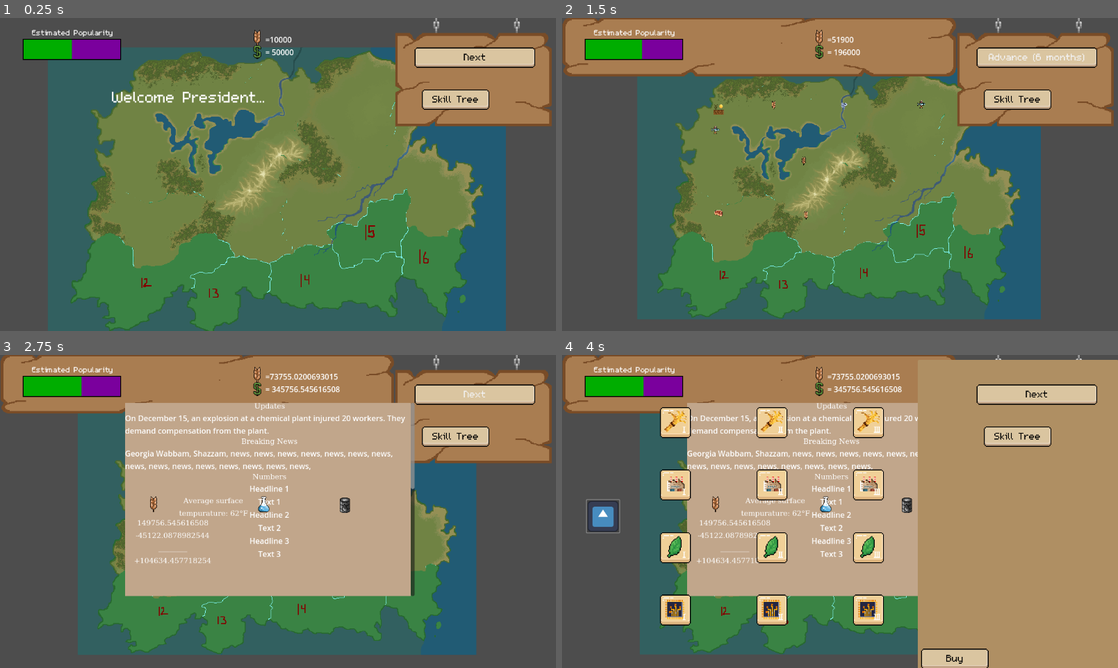
Above: before the commit, frames 1-4 (two rows, left to right).
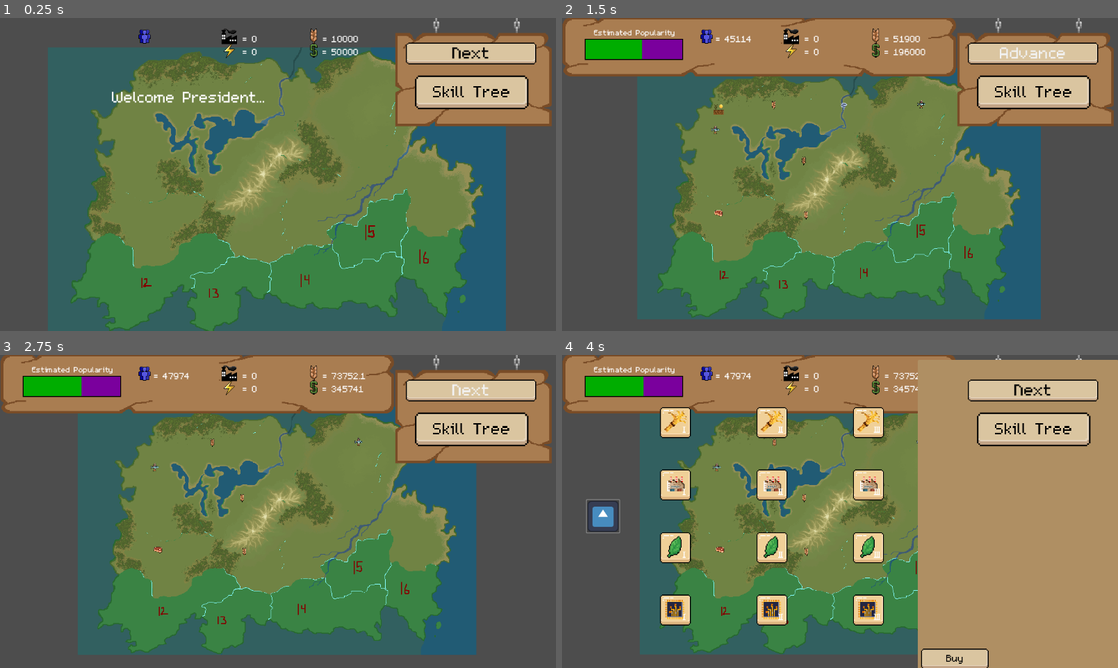
Above: after the commit, the same moments.

Repository: mccoogp/WeatherInc
Game: Godot game, scene res://world.tscn
Two runs of this game, one before a commit and one after it. Both use one fixed random seed, a clock stepped at 60 frames per second and the inputs below. The engine's default icon, where the game draws it, is replaced by a stand-in: a white triangle on a blue panel in a dark square.
Inputs (mouse positions are in pixels of both pictures, inside the frame that each line leads up to):
- Up to frame 1 (0.25 s): no input
- Up to frame 2 (1.5 s): click "Next" at 0.5 s; click "Next" at 1.25 s
- Up to frame 3 (2.75 s): click "Advance (6 months)" (after the commit: "Advance") at 2 s
- Up to frame 4 (4 s): click "Skill Tree" at 2.75 s; click (600, 517) at 3.5 s

The runs differ from the first frame. In frame 1, 5.1% of the frame differs, in the area x 4-97%, y 3-36%; in frame 2, 3.9%; in frame 3, 36%, in the area x 22-97%, y 3-78%; in frame 4, 26%.

Commit message:
Reworked district menu

Diff:
--- a/label_2.gd
+++ b/label_2.gd
@@ -3,4 +3,4 @@
 
 # Called every frame. 'delta' is the elapsed time since the previous frame.
 func _process(delta: float) -> void:
-	position.y = -150 + 60 * $"../../Popularity".extra
+	pass
--- /dev/null
+++ b/left_menu.gd
@@ -0,0 +1,22 @@
+extends Sprite2D
+
+var extras = [0, 0]
+@export var extend: Array[Node2D] = []
+
+static func sum_array(array):
+	var sum = 0.0
+	for element in array:
+		sum += element
+		return sum
+
+func _process(delta: float) -> void:
+	var extra = int(floor(sum_array(extras)/2))
+	$LeftMenuBottom.position.y = -45 + 42 * extra
+	for extending in len(extend):
+		extend[extending].visible = false
+	for extending in extra:
+		extend[extending].visible = true
+	$Industry/Label2.position.y = -540 + 112 * sum_array(extras)
+
+func _input(event: InputEvent) -> void:
+	print(extras)
--- a/world.gd
+++ b/world.gd
@@ -18,9 +18,12 @@
 var money = 50000
 var temp = 60
 var year = 1
+var factories = 0
+var energyprod = 0
 # Called when the node enters the scene tree for the first time.
 func _ready() -> void:
-	$TopBar/Variables.text = "    =" + str(food) + "\n     = " + str(money)
+	$TopBar/Variables.text = "  = " + str(food) + "\n   = " + str(money)
+	$TopBar/Variables2.text = "  = " + str(factories) + "\n   = " + str(energyprod)
 
 
 var adjacents = {0: [1,4,6], 1: [0,4,2], 2: [1,3,4,5], 3: [2,5,10], 4: [0,1,2,5,6,7,8], 5: [2,3,4,8,9,10], 6: [0,4,7,11], 7: [4,6,8,11,12,13], 8: [4,5,7,9,13,14], 9: [5,8,10,14], 10: [3,5,9,14,15], 11:[6,7,12], 12: [11,7,13], 13: [12,7,8,14,15], 14: [8,9,10,13,15], 15: [10,13,14]}
@@ -32,9 +35,9 @@
 var posprod = ["none", "grain", "meat", "fish", "factory", "oil", "research"]
 var curprod = 0
 var checkprod = false
-var factories = 0
+
 var activatefact = false
-var energyprod = 0
+
 
 var previousvis = [false, false, false]
 var frame = 0
@@ -159,73 +162,77 @@
 							curprod = 0
 
 						if curprod == 0:
-							$DistrictMenu/Industry/Sprite2D.texture = null
-							$DistrictMenu/Industry/Label.text = "Industry:
+							$TopBar/LeftMenu/Industry/Sprite2D.texture = null
+							$TopBar/LeftMenu/Industry/Label.text = "Industry:
 							None"
-							$DistrictMenu/Popularity.extra = 0
-							$DistrictMenu/Industry/Label2.text = ""
+							$TopBar/LeftMenu/Industry/Label3.text = ""
+							$TopBar/LeftMenu.extras[0] = 0
+							$TopBar/LeftMenu/Industry/Label2.text = ""
 							$DistrictMenu/Popularity/Tax_Label.text = "Tax: " + str(districts[zoom].tax) + "%"
 						else:
-							$DistrictMenu/Industry/Sprite2D.texture = load("res://icons/" + posprod[curprod] + ".png")
-							$DistrictMenu/Industry/Label.text = "Industry:
+							$TopBar/LeftMenu/Industry/Sprite2D.texture = load("res://icons/" + posprod[curprod] + ".png")
+							$TopBar/LeftMenu/Industry/Label.text = "Industry:
 								" + posprod[curprod]
+							$TopBar/LeftMenu/Industry/Label3.text = ""
+							$TopBar/LeftMenu.extras[0] = 0
+							$DistrictMenu/Popularity.extra
 							if posprod[curprod] in districts[zoom].product:
-								$DistrictMenu/Industry/Label.text += "
+								$TopBar/LeftMenu/Industry/Label3.text += "
 								Press x to remove"
-								$DistrictMenu/Popularity.extra = 1
-								$DistrictMenu/Industry/Label2.text = ""
+								$TopBar/LeftMenu.extras[0] += 1
+								$TopBar/LeftMenu/Industry/Label2.text = ""
 							else:
 								if len(districts[zoom].product) == 0:
-									$DistrictMenu/Industry/Label.text += "
+									$TopBar/LeftMenu/Industry/Label3.text += "
 									Press enter to confirm"
-									$DistrictMenu/Popularity.extra = 1
+									$TopBar/LeftMenu.extras[0] += 1
 								else:
-									$DistrictMenu/Industry/Label.text += "
+									$TopBar/LeftMenu/Industry/Label3.text += "
 									No available space"
-									$DistrictMenu/Popularity.extra = 1
+									$TopBar/LeftMenu.extras[0] += 1
 								if posprod[curprod] == "fish":
-									$DistrictMenu/Industry/Label.text += "
+									$TopBar/LeftMenu/Industry/Label3.text += "
 									Requires: Water access"
 									if districts[zoom].water == true:
-										$DistrictMenu/Industry/Label2.text = "Reuirements met"
-										$DistrictMenu/Industry/Label2.get_label_settings().font_color = Color.GREEN
+										$TopBar/LeftMenu/Industry/Label2.text = "Reuirements met"
+										$TopBar/LeftMenu/Industry/Label2.get_label_settings().font_color = Color.GREEN
 									else:
-										$DistrictMenu/Industry/Label2.text = "Reuirements not met"
-										$DistrictMenu/Industry/Label2.get_label_settings().font_color = Color.RED
-									$DistrictMenu/Popularity.extra += 2
+										$TopBar/LeftMenu/Industry/Label2.text = "Reuirements not met"
+										$TopBar/LeftMenu/Industry/Label2.get_label_settings().font_color = Color.RED
+									$TopBar/LeftMenu.extras[0] += 2
 								elif posprod[curprod] == "factory":
-									$DistrictMenu/Industry/Label.text += "
+									$TopBar/LeftMenu/Industry/Label3.text += "
 									Cost: $100,000"
-									$DistrictMenu/Popularity.extra += 2
 									if money >= 100000:
-										$DistrictMenu/Industry/Label2.text = "Reuirements met"
-										$DistrictMenu/Industry/Label2.get_label_settings().font_color = Color.GREEN
+										$TopBar/LeftMenu/Industry/Label2.text = "Reuirements met"
+										$TopBar/LeftMenu/Industry/Label2.get_label_settings().font_color = Color.GREEN
 									else:
-										$DistrictMenu/Industry/Label2.text = "Reuirements not met"
-										$DistrictMenu/Industry/Label2.get_label_settings().font_color = Color.RED
+										$TopBar/LeftMenu/Industry/Label2.text = "Reuirements not met"
+										$TopBar/LeftMenu/Industry/Label2.get_label_settings().font_color = Color.RED
+									$TopBar/LeftMenu.extras[0] += 2
 								elif posprod[curprod] == "oil":
-									$DistrictMenu/Industry/Label.text += "
+									$TopBar/LeftMenu/Industry/Label3.text += "
 									Requires: 1 factory"
-									$DistrictMenu/Popularity.extra += 2
+									$TopBar/LeftMenu.extras[0] += 2
 									if factories >= 1:
-										$DistrictMenu/Industry/Label2.text = "Reuirements met"
-										$DistrictMenu/Industry/Label2.get_label_settings().font_color = Color.GREEN
+										$TopBar/LeftMenu/Industry/Label2.text = "Reuirements met"
+										$TopBar/LeftMenu/Industry/Label2.get_label_settings().font_color = Color.GREEN
 									else:
-										$DistrictMenu/Industry/Label2.text = "Reuirements not met"
-										$DistrictMenu/Industry/Label2.get_label_settings().font_color = Color.RED
+										$TopBar/LeftMenu/Industry/Label2.text = "Reuirements not met"
+										$TopBar/LeftMenu/Industry/Label2.get_label_settings().font_color = Color.RED
 								elif posprod[curprod] == "research":
-									$DistrictMenu/Industry/Label.text += "
+									$TopBar/LeftMenu/Industry/Label3.text += "
 									Cost: $500,000
 									Requires 1 factory"
 									if money >= 500000 and factories >= 1:
-										$DistrictMenu/Industry/Label2.text = "Reuirements met"
-										$DistrictMenu/Industry/Label2.get_label_settings().font_color = Color.GREEN
+										$TopBar/LeftMenu/Industry/Label2.text = "Reuirements met"
+										$TopBar/LeftMenu/Industry/Label2.get_label_settings().font_color = Color.GREEN
 									else:
-										$DistrictMenu/Industry/Label2.text = "Reuirements not met"
-										$DistrictMenu/Industry/Label2.get_label_settings().font_color = Color.RED
-									$DistrictMenu/Popularity.extra += 3
+										$TopBar/LeftMenu/Industry/Label2.text = "Reuirements not met"
+										$TopBar/LeftMenu/Industry/Label2.get_label_settings().font_color = Color.RED
+									$TopBar/LeftMenu.extras[0] += 3
 								else:
-									$DistrictMenu/Industry/Label2.text = ""
+									$TopBar/LeftMenu/Industry/Label2.text = ""
 					if Input.is_key_pressed(KEY_UP):
 						districts[zoom].newtax += 0.5
 						$DistrictMenu/Popularity/Tax_Label.text = "Tax: " + str(districts[zoom].newtax) + "%"
@@ -239,38 +246,38 @@
 						if Input.is_key_pressed(KEY_X):
 							if posprod[curprod] in districts[zoom].product:
 								if checkprod == false:
-									$DistrictMenu/Industry/Label.text += "
+									$TopBar/LeftMenu/Industry/Label3.text += "
 									Press X to confirm."
 									checkprod = true
-									$DistrictMenu/Popularity.extra += 1
+									$TopBar/LeftMenu.extras[0] += 1
 								else:
 									districts[zoom].popularity *= randf_range(7.5,9.5)/10
 									districts[zoom].product.erase(posprod[curprod])
 									checkprod = false
-									$DistrictMenu/Industry/Label.text = "Industry:
+									$TopBar/LeftMenu/Industry/Label.text = "Industry:
 									" + posprod[curprod]
 									if len(districts[zoom].product) == 0:
-										$DistrictMenu/Industry/Label.text += "
+										$TopBar/LeftMenu/Industry/Label3.text += "
 										Press enter to confirm"
-										$DistrictMenu/Popularity.extra = 1
+										$TopBar/LeftMenu.extras[0] += 1
 									else:
-										$DistrictMenu/Industry/Label.text += "
+										$TopBar/LeftMenu/Industry/Label3.text += "
 										No available space"
-										$DistrictMenu/Popularity.extra = 1
+										$TopBar/LeftMenu.extras[0] += 1
 									if posprod[curprod] == "factory":
-										$DistrictMenu/Industry/Label.text += "
+										$TopBar/LeftMenu/Industry/Label3.text += "
 										Cost: $100,000"
-										$DistrictMenu/Popularity.extra += 1
+										$TopBar/LeftMenu.extras[0] += 1
 
 									if posprod[curprod] == "oil":
-										$DistrictMenu/Industry/Label.text += "
+										$TopBar/LeftMenu/Industry/Label3.text += "
 										Requires: 1 factory"
-										$DistrictMenu/Popularity.extra += 1
+										$TopBar/LeftMenu.extras[0] += 1
 									if posprod[curprod] == "research":
-										$DistrictMenu/Industry/Label.text += "
+										$TopBar/LeftMenu/Industry/Label3.text += "
 										Cost: $500,000
 										Requires: 1 factory"
-										$DistrictMenu/Popularity.extra += 2
+										$TopBar/LeftMenu.extras[0] += 2
 
 						if Input.is_key_pressed(KEY_ENTER):
 							if len(districts[zoom].product) == 0:
@@ -305,11 +312,11 @@
 
 								if changed == true:
 									districts[zoom].product.append(posprod[curprod])
-									$DistrictMenu/Industry/Label.text = "Industry:
+									$TopBar/LeftMenu/Industry/Label.text = "Industry:
 									" + posprod[curprod]
-									$DistrictMenu/Industry/Label.text += "
+									$TopBar/LeftMenu/Industry/Label3.text = "
 									Press x to remove"
-
+									$TopBar/LeftMenu.extras[0] = 1
 
 				if event is InputEventKey and event.pressed:
 					if Input.is_key_pressed(KEY_BACKSPACE):
@@ -332,11 +339,12 @@
 							for district in 16:
 								if districts[district].clicked == true:
 									districts[district].clicked = false
-							$DistrictMenu/Industry/Sprite2D.texture = null
-							$DistrictMenu/Industry/Label.text = "Industry:
+							$TopBar/LeftMenu/Industry/Sprite2D.texture = null
+							$TopBar/LeftMenu/Industry/Label.text = "Industry:
 							None"
+							$TopBar/LeftMenu/Industry/Label3.text = ""
 							$DistrictMenu/Popularity.extra = 0
-							$DistrictMenu/Industry/Label2.text = ""
+							$TopBar/LeftMenu/Industry/Label2.text = ""
 
 						if $DistrictMenu.industry_clicked == true:
 							frame = 1
@@ -364,9 +372,9 @@
 				$Start.visible = previousvis[2]
 
 func _process(delta: float) -> void:
-	$TopBar/Variables.text = "    =" + str(food) + "\n    = " + str(money)
-	if activatefact:
-		$TopBar/Variables.text += "\nFactories = " + str(factories)
+	$TopBar/Variables.text = "  = " + str(food) + "\n  = " + str(money)
+	$TopBar/Variables2.text = "   = " + str(factories) + "\n   = " + str(energyprod)
+
 	if frame == 0:
 		#print($Camera2D.zoom, $Camera2D.position)
 		#print(camerazoom, cameracenter)
@@ -381,10 +389,12 @@
 
 		if zoom == -1:
 			$DistrictMenu.visible = false
+			$TopBar/LeftMenu.visible = false
 			$DistrictMenu.position = $Camera2D.position + Vector2(-479, -184)/$Camera2D.zoom.x
 			$DistrictMenu.scale = Vector2(0.15,0.15)/$Camera2D.zoom.x
 		else:
 			$DistrictMenu.visible = true
+			$TopBar/LeftMenu.visible = true
 			$DistrictMenu.position = $Camera2D.position + Vector2(-479, -184)/$Camera2D.zoom.x
 			$DistrictMenu.scale = Vector2(0.15,0.15)/$Camera2D.zoom.x
 			$DistrictMenu/Popularity/Tax_Label.text = "Tax: " + str(districts[zoom].newtax) + "%"
@@ -399,7 +409,7 @@
 			if year % 4 == 0:
 				$CanvasLayer/News.text = "Election"
 			else:
-				$CanvasLayer/News.text = "Advance (6 months)"
+				$CanvasLayer/News.text = "Advance"
 
 		if phase == 3:
 			if year % 4 == 0:
@@ -408,7 +418,7 @@
 				ResetColor()
 			else:
 				phase += 1
-			$CanvasLayer/News.text = "Advance (6 months)"
+			$CanvasLayer/News.text = "Advance"
 		if phase == 4:
 			var skill_tree_script = get_node('CanvasLayer/News/SkillTree')
 			food_modifier = 1.0 + skill_tree_script.levels[0] * 0.1
@@ -532,17 +542,25 @@
 				food = 0
 			food /= 2
 
+
+			totalpop = 0
 			for district in 16:
 				for dist in adjacents[district]:
 					var moving = districts[district].population * randf_range(0,5)/100
 					districts[dist].population += moving
 					districts[district].population -= moving
-
-			print(totalpop)
+			for district in 16:
+				districts[district].population = float(int(districts[district].population))
+				totalpop += districts[district].population
+			$TopBar/Variables3.text = "  = " + str(totalpop)
+
 			var estimate = GenPopularity(10)
 			$"Popularity bar/ColorRect".size.x = estimate
 			$"Popularity bar/ColorRect2".size.x = 100 - estimate
 			$"Popularity bar/ColorRect2".position.x = 49 + 2*estimate
+
+
+			$TopBar/Variables.visible = true
 			$TopBar/TopMenu.visible = true
 			#$Label4.visible = true
 			$"Popularity bar".visible = true
@@ -553,6 +571,7 @@
 			phase = 1
 
 
+
 			#news stuff
 			$CanvasLayer/News/ScrollContainer/TextureRect/VBoxContainer/Production_title/Temp.text = "Average surface\ntempurature: " + str(temp) + "°F"
 			if foodprod >= totalpop:
--- a/world.tscn
+++ b/world.tscn
@@ -24,23 +24,48 @@
 [ext_resource type="Texture2D" uid="uid://bpn10f2wtf42n" path="res://4caster Art/new map/district11.png" id="14_5hcpw"]
 [ext_resource type="Texture2D" uid="uid://cf4tedwaqq4r6" path="res://4caster Art/variables/dollar.png" id="15_ds5hs"]
 [ext_resource type="FontFile" uid="uid://bdw8tj5ekkyoi" path="res://m5x7.ttf" id="16_6dtuk"]
+[ext_resource type="Texture2D" uid="uid://cobga1anch7pf" path="res://4caster Art/menu/menu_left_top.png" id="16_dv0ow"]
 [ext_resource type="Texture2D" uid="uid://cv5e5dl0udsxh" path="res://4caster Art/industries/grain.png" id="16_lw505"]
-[ext_resource type="Texture2D" uid="uid://b1ecqpyxsxhg2" path="res://4caster Art/menu/menu_left.png" id="16_r0fdw"]
 [ext_resource type="Texture2D" uid="uid://cuamw7cxdnd2h" path="res://4caster Art/menu/menu_top.png" id="17_oo65l"]
 [ext_resource type="Texture2D" uid="uid://b3hq3frebpew7" path="res://4caster Art/menu/menu_right.png" id="17_uh2i4"]
+[ext_resource type="Script" path="res://left_menu.gd" id="17_uwtjx"]
+[ext_resource type="Texture2D" uid="uid://dsy5eq0itmrqa" path="res://4caster Art/menu/menu_section.png" id="19_dcwrs"]
+[ext_resource type="Texture2D" uid="uid://b72j3hhq8e55f" path="res://4caster Art/menu/menu_left_bottom.png" id="21_6ps3s"]
+[ext_resource type="Texture2D" uid="uid://c483hywjwx8pt" path="res://4caster Art/variables/energy.png" id="21_mobic"]
+[ext_resource type="Texture2D" uid="uid://bcc6af5iy0tfm" path="res://4caster Art/industries/factory.png" id="22_jx0ki"]
+[ext_resource type="Texture2D" uid="uid://bepv4cc5d0a6f" path="res://4caster Art/variables/population.png" id="23_7gflr"]
 [ext_resource type="PackedScene" uid="uid://b6n21rixj3vjv" path="res://pause.tscn" id="25_irgum"]
 [ext_resource type="Texture2D" uid="uid://dsc86vr60qvhl" path="res://4caster Art/menu/menu.png" id="26_3urtx"]
 
-[sub_resource type="LabelSettings" id="LabelSettings_gib8d"]
-font = ExtResource("16_6dtuk")
-font_size = 25
-
 [sub_resource type="LabelSettings" id="LabelSettings_afd1u"]
+line_spacing = -20.0
+font = ExtResource("16_6dtuk")
+font_size = 100
+
+[sub_resource type="LabelSettings" id="LabelSettings_kknvv"]
+font = ExtResource("16_6dtuk")
 font_size = 70
 
 [sub_resource type="LabelSettings" id="LabelSettings_1rgr7"]
+font = ExtResource("16_6dtuk")
 font_size = 70
 font_color = Color(1, 1, 3.226, 1)
+
+[sub_resource type="LabelSettings" id="LabelSettings_13on7"]
+font = ExtResource("16_6dtuk")
+font_size = 30
+
+[sub_resource type="LabelSettings" id="LabelSettings_hhqc8"]
+font = ExtResource("16_6dtuk")
+font_size = 30
+
+[sub_resource type="LabelSettings" id="LabelSettings_g4opf"]
+font = ExtResource("16_6dtuk")
+font_size = 30
+
+[sub_resource type="LabelSettings" id="LabelSettings_gib8d"]
+font = ExtResource("16_6dtuk")
+font_size = 25
 
 [sub_resource type="LabelSettings" id="LabelSettings_luws0"]
 font_size = 45
@@ -88,10 +113,9 @@
 
 [node name="District3" parent="." instance=ExtResource("2_41llr")]
 texture_filter = 1
-position = Vector2(399, 9)
+position = Vector2(398.809, 9.52381)
 scale = Vector2(67, 67)
 DistrictNumber = 3
-product = ["oil"]
 center = Vector2(410, 50)
 zoom = 3.5
 image = ExtResource("6_fi25x")
@@ -193,12 +217,93 @@
 scale = Vector2(1.34, 1.34)
 texture = ExtResource("26_3urtx")
 
-[node name="LeftMenu" type="Sprite2D" parent="TopBar"]
-visible = false
+[node name="LeftMenu" type="Sprite2D" parent="TopBar" node_paths=PackedStringArray("extend")]
 texture_filter = 1
 position = Vector2(145, 295)
 scale = Vector2(1.34, 1.34)
-texture = ExtResource("16_r0fdw")
+texture = ExtResource("16_dv0ow")
+script = ExtResource("17_uwtjx")
+extend = [NodePath("LeftMenuMiddle"), NodePath("LeftMenuMiddle2"), NodePath("LeftMenuMiddle3")]
+
+[node name="LeftMenuBottom" type="Sprite2D" parent="TopBar/LeftMenu"]
+texture_filter = 1
+position = Vector2(0, -45)
+texture = ExtResource("21_6ps3s")
+
+[node name="LeftMenuMiddle" type="Sprite2D" parent="TopBar/LeftMenu"]
+visible = false
+texture_filter = 1
+position = Vector2(-5.97, -5)
+texture = ExtResource("19_dcwrs")
+
+[node name="LeftMenuMiddle2" type="Sprite2D" parent="TopBar/LeftMenu"]
+visible = false
+texture_filter = 1
+position = Vector2(-2.239, 37)
+texture = ExtResource("19_dcwrs")
+
+[node name="LeftMenuMiddle3" type="Sprite2D" parent="TopBar/LeftMenu"]
+visible = false
+texture_filter = 1
+position = Vector2(-2.239, 79)
+texture = ExtResource("19_dcwrs")
+
+[node name="Industry" type="Sprite2D" parent="TopBar/LeftMenu" node_paths=PackedStringArray("menu")]
+position = Vector2(0, 71.6418)
+scale = Vector2(0.1051, 0.255548)
+script = ExtResource("6_ttn6t")
+menu = NodePath("../../../DistrictMenu")
+
+[node name="Sprite2D" type="Sprite2D" parent="TopBar/LeftMenu/Industry"]
+position = Vector2(-461.537, -586.975)
+scale = Vector2(19.2248, 8.54436)
+
+[node name="Label" type="Label" parent="TopBar/LeftMenu/Industry"]
+anchors_preset = -1
+anchor_left = -2.06342
+anchor_top = -1.35004
+anchor_right = -1.68176
+anchor_bottom = -1.2042
+offset_left = -1105.63
+offset_top = -734.559
+offset_right = -371.626
+offset_bottom = -449.559
+scale = Vector2(2.52758, 2.02583)
+text = "Industry:
+None"
+label_settings = SubResource("LabelSettings_afd1u")
+horizontal_alignment = 2
+metadata/_edit_use_anchors_ = true
+
+[node name="Label3" type="Label" parent="TopBar/LeftMenu/Industry"]
+anchors_preset = -1
+anchor_left = -2.06342
+anchor_top = -1.35004
+anchor_right = -1.68176
+anchor_bottom = -1.2042
+offset_left = -835.804
+offset_top = -538.901
+offset_right = -101.804
+offset_bottom = -253.901
+scale = Vector2(2.52758, 2.02583)
+label_settings = SubResource("LabelSettings_kknvv")
+metadata/_edit_use_anchors_ = true
+
+[node name="Label2" type="Label" parent="TopBar/LeftMenu/Industry"]
+offset_left = -837.867
+offset_top = -560.693
+offset_right = -188.867
+offset_bottom = -464.692
+scale = Vector2(2.5, 2.5)
+text = "Test"
+label_settings = SubResource("LabelSettings_1rgr7")
+script = ExtResource("7_vefmc")
+
+[node name="CanvasLayer" type="CanvasLayer" parent="TopBar/LeftMenu"]
+
+[node name="CanvasLayer2" type="CanvasLayer" parent="TopBar/LeftMenu"]
+
+[node name="CanvasLayer3" type="CanvasLayer" parent="TopBar/LeftMenu"]
 
 [node name="TopMenu" type="Sprite2D" parent="TopBar"]
 visible = false
@@ -214,10 +319,11 @@
 texture = ExtResource("17_uh2i4")
 
 [node name="Variables" type="Label" parent="TopBar"]
-offset_left = 533.0
-offset_top = 33.0
-offset_right = 823.99
-offset_bottom = 108.0
+offset_left = 650.0
+offset_top = 30.0
+offset_right = 940.99
+offset_bottom = 105.0
+label_settings = SubResource("LabelSettings_13on7")
 
 [node name="Money" type="Sprite2D" parent="TopBar/Variables"]
 position = Vector2(0.000434399, 36.9047)
@@ -227,7 +333,39 @@
 position = Vector2(0.000435965, 8.33329)
 texture = ExtResource("16_lw505")
 
+[node name="Variables2" type="Label" parent="TopBar"]
+offset_left = 475.0
+offset_top = 30.0
+offset_right = 765.99
+offset_bottom = 105.0
+label_settings = SubResource("LabelSettings_hhqc8")
+
+[node name="Money" type="Sprite2D" parent="TopBar/Variables2"]
+position = Vector2(0.000434399, 36.9047)
+texture = ExtResource("21_mobic")
+
+[node name="Food" type="Sprite2D" parent="TopBar/Variables2"]
+position = Vector2(8.7189e-06, 8)
+texture = ExtResource("22_jx0ki")
+
+[node name="Variables3" type="Label" parent="TopBar"]
+offset_left = 300.0
+offset_top = 30.0
+offset_right = 590.99
+offset_bottom = 105.0
+label_settings = SubResource("LabelSettings_g4opf")
+
+[node name="Money" type="Sprite2D" parent="TopBar/Variables3"]
+visible = false
+position = Vector2(0.000434399, 36.9047)
+texture = ExtResource("21_mobic")
+
+[node name="Food" type="Sprite2D" parent="TopBar/Variables3"]
+position = Vector2(8.7189e-06, 8)
+texture = ExtResource("23_7gflr")
+
 [node name="Popularity bar" type="CanvasLayer" parent="."]
+visible = false
 
 [node name="ColorRect3" type="ColorRect" parent="Popularity bar"]
 offset_left = 47.0
@@ -262,46 +400,10 @@
 label_settings = SubResource("LabelSettings_gib8d")
 
 [node name="DistrictMenu" type="Sprite2D" parent="."]
-z_index = 1
+z_index = 3
 position = Vector2(-90.4762, 63.0953)
 scale = Vector2(0.08, 0.08)
 script = ExtResource("5_s2cnt")
-
-[node name="Industry" type="Sprite2D" parent="DistrictMenu" node_paths=PackedStringArray("menu")]
-position = Vector2(-162.5, 737.5)
-scale = Vector2(2.09574, 5.09574)
-texture = ExtResource("4_r5mvf")
-script = ExtResource("6_ttn6t")
-menu = NodePath("..")
-
-[node name="Sprite2D" type="Sprite2D" parent="DistrictMenu/Industry"]
-position = Vector2(-113.325, -220.773)
-scale = Vector2(9, 4)
-
-[node name="Label" type="Label" parent="DistrictMenu/Industry"]
-anchors_preset = -1
-anchor_left = -2.06342
-anchor_top = -1.35004
-anchor_right = -1.68176
-anchor_bottom = -1.2042
-offset_left = 1748.44
-offset_top = 1330.24
-offset_right = 2482.44
-offset_bottom = 1615.24
-scale = Vector2(1.00283, 0.803758)
-text = "Industry:
-None"
-label_settings = SubResource("LabelSettings_afd1u")
-horizontal_alignment = 2
-metadata/_edit_use_anchors_ = true
-
-[node name="Label2" type="Label" parent="DistrictMenu/Industry"]
-offset_left = -256.472
-offset_top = -149.635
-offset_right = 392.528
-offset_bottom = -53.6348
-label_settings = SubResource("LabelSettings_1rgr7")
-script = ExtResource("7_vefmc")
 
 [node name="Popularity" type="Sprite2D" parent="DistrictMenu" node_paths=PackedStringArray("menu")]
 position = Vector2(-133.929, 877.977)
@@ -377,17 +479,23 @@
 hide = true
 skillclicked = true
 
+[node name="ScrollContainer" parent="CanvasLayer/News" index="0"]
+visible = false
+
 [node name="UpdateToggle" parent="CanvasLayer/News" index="2"]
-offset_left = 872.0
-offset_top = 76.0
-offset_right = 1130.0
-offset_bottom = 132.0
+offset_left = 854.0
+offset_top = 65.0
+offset_right = 1112.0
+offset_bottom = 121.0
+scale = Vector2(1.08, 1.08)
+theme_override_font_sizes/font_size = 50
 
 [node name="SkillTreeToggle" parent="CanvasLayer/News" index="3"]
-offset_left = 887.0
-offset_top = 163.0
-offset_right = 1035.0
-offset_bottom = 219.0
+offset_left = 870.0
+offset_top = 127.0
+offset_right = 1018.0
+offset_bottom = 183.0
+scale = Vector2(1.68, 1.68)
 
 [node name="Start" type="CanvasLayer" parent="."]
 
Binary file added: 4caster Art/menu/menu_left_bottom.png
Not shown, changed: 4caster Art/menu/menu_left_bottom.png.import
Binary file added: 4caster Art/menu/menu_left_top.png
Not shown, added: 4caster Art/menu/menu_left_top.png.import
Binary file removed: Testpng.png
Not shown: 1 places in world.tscn that only renumber resources
Not shown, added: 4caster Art/menu/menu_left_bottom.psd
Not shown, added: 4caster Art/menu/menu_left_top.psd
